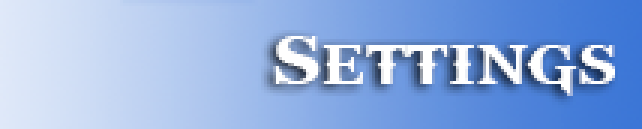
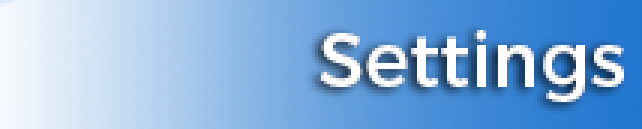
Before/after of a 642 x 129 layered artwork. What changed in the layer stack:
painted on "Settings" over bbox(273, 30, 624, 102)
painted on "Hovor" over bbox(0, 0, 642, 129)
